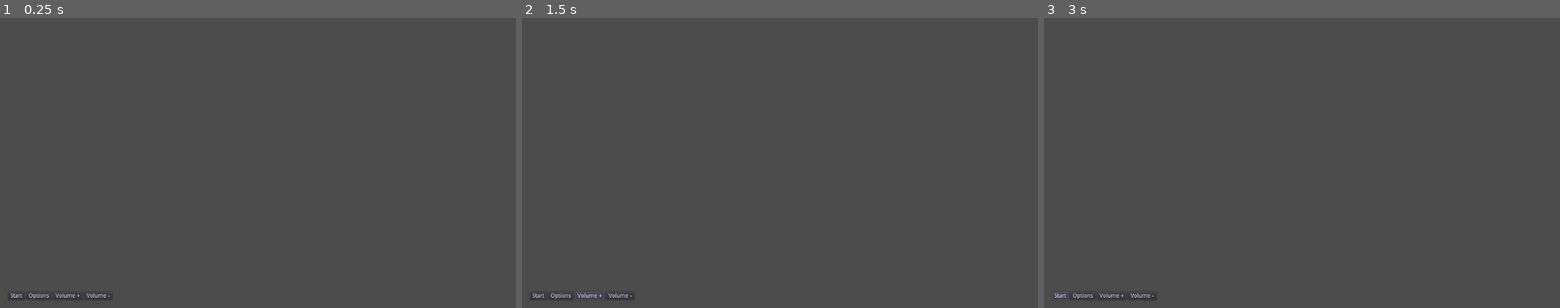
Above: before the commit, frames 1-3 (left to right).
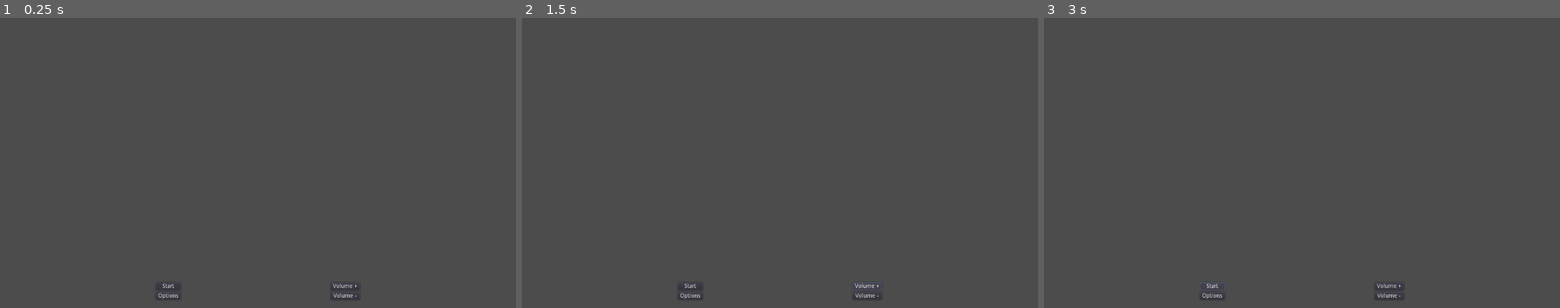
Above: after the commit, the same moments.

Repository: alpacanumerals/LD50-prototype
Game: Godot game, scene res://TitleScreen.tscn
Two runs of this game, one before a commit and one after it. Both use one fixed random seed, a clock stepped at 60 frames per second and the inputs below.
Inputs:
- Up to frame 1 (0.25 s): no input
- Up to frame 2 (1.5 s): click "Options" at 0.5 s; click "Volume +" at 1.25 s
- Up to frame 3 (3 s): click "Volume -" at 2 s; click "Start" at 2.75 s

The runs differ from the first frame. In frame 1, 0.3% of the frame differs, in the area x 1-70%, y 91-98%; in frame 2, 0.3%; in frame 3, 0.3%.

Commit message:
Bad Boxes and Sounds

Diff:
--- a/TitleScreen.tscn
+++ b/TitleScreen.tscn
@@ -30,40 +30,66 @@
 [node name="TextureRect" type="TextureRect" parent="VBoxContainer"]
 margin_top = 71.0
 margin_right = 1240.0
-margin_bottom = 656.0
+margin_bottom = 632.0
 size_flags_horizontal = 3
 size_flags_vertical = 3
 
 [node name="HBoxContainer" type="HBoxContainer" parent="VBoxContainer"]
-margin_top = 660.0
+margin_top = 636.0
 margin_right = 1240.0
 margin_bottom = 680.0
 __meta__ = {
 "_edit_use_anchors_": false
 }
 
-[node name="StartButton" type="Button" parent="VBoxContainer/HBoxContainer"]
-margin_right = 41.0
+[node name="VBoxContainer" type="VBoxContainer" parent="VBoxContainer/HBoxContainer"]
+margin_right = 362.0
+margin_bottom = 44.0
+size_flags_horizontal = 3
+
+[node name="VBoxContainer2" type="VBoxContainer" parent="VBoxContainer/HBoxContainer"]
+margin_left = 366.0
+margin_right = 429.0
+margin_bottom = 44.0
+
+[node name="StartButton" type="Button" parent="VBoxContainer/HBoxContainer/VBoxContainer2"]
+margin_right = 63.0
 margin_bottom = 20.0
 text = "Start"
 
-[node name="OptionsButton" type="Button" parent="VBoxContainer/HBoxContainer"]
-margin_left = 45.0
-margin_right = 108.0
-margin_bottom = 20.0
+[node name="OptionsButton" type="Button" parent="VBoxContainer/HBoxContainer/VBoxContainer2"]
+margin_top = 24.0
+margin_right = 63.0
+margin_bottom = 44.0
 text = "Options"
 
-[node name="VolumeUp" type="Button" parent="VBoxContainer/HBoxContainer"]
-margin_left = 112.0
-margin_right = 185.0
+[node name="VBoxContainer3" type="VBoxContainer" parent="VBoxContainer/HBoxContainer"]
+margin_left = 433.0
+margin_right = 796.0
+margin_bottom = 44.0
+size_flags_horizontal = 3
+
+[node name="VBoxContainer4" type="VBoxContainer" parent="VBoxContainer/HBoxContainer"]
+margin_left = 800.0
+margin_right = 873.0
+margin_bottom = 44.0
+
+[node name="VolumeUp" type="Button" parent="VBoxContainer/HBoxContainer/VBoxContainer4"]
+margin_right = 73.0
 margin_bottom = 20.0
 text = "Volume +"
 
-[node name="VolumeDown" type="Button" parent="VBoxContainer/HBoxContainer"]
-margin_left = 189.0
-margin_right = 259.0
-margin_bottom = 20.0
+[node name="VolumeDown" type="Button" parent="VBoxContainer/HBoxContainer/VBoxContainer4"]
+margin_top = 24.0
+margin_right = 73.0
+margin_bottom = 44.0
 text = "Volume -"
 
-[connection signal="pressed" from="VBoxContainer/HBoxContainer/VolumeUp" to="." method="_on_VolumeUp_pressed"]
-[connection signal="pressed" from="VBoxContainer/HBoxContainer/VolumeDown" to="." method="_on_VolumeDown_pressed"]
+[node name="VBoxContainer5" type="VBoxContainer" parent="VBoxContainer/HBoxContainer"]
+margin_left = 877.0
+margin_right = 1240.0
+margin_bottom = 44.0
+size_flags_horizontal = 3
+
+[connection signal="pressed" from="VBoxContainer/HBoxContainer/VBoxContainer4/VolumeUp" to="." method="_on_VolumeUp_pressed"]
+[connection signal="pressed" from="VBoxContainer/HBoxContainer/VBoxContainer4/VolumeDown" to="." method="_on_VolumeDown_pressed"]
Not shown, added: assets/select.wav.import
Not shown, added: assets/select.wav
